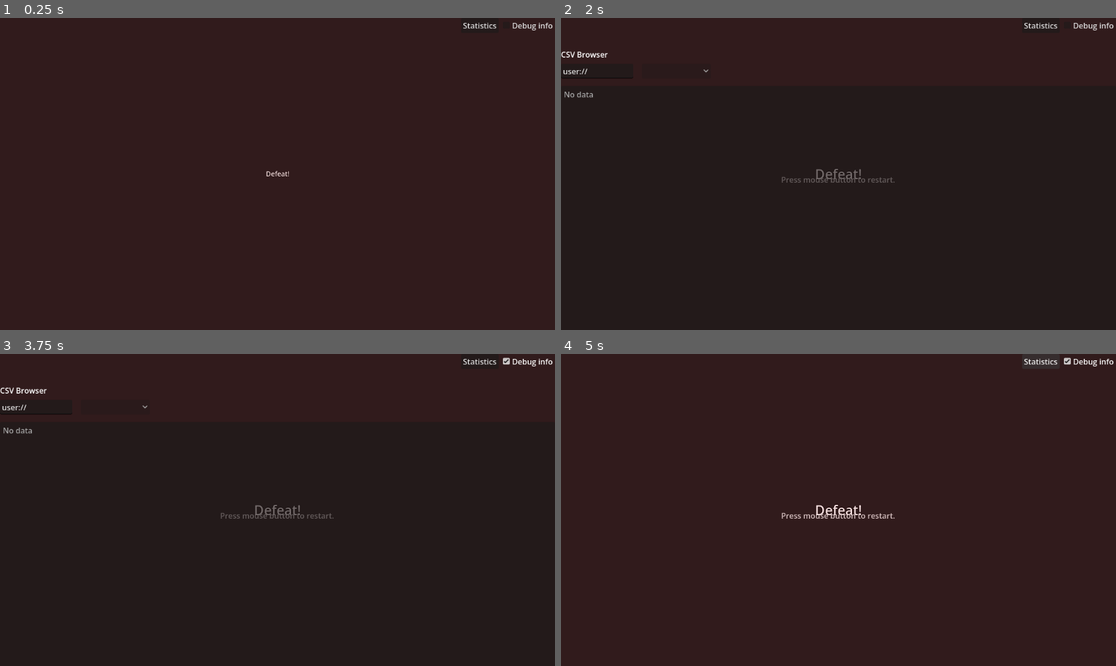
Above: before the commit, frames 1-4 (two rows, left to right).
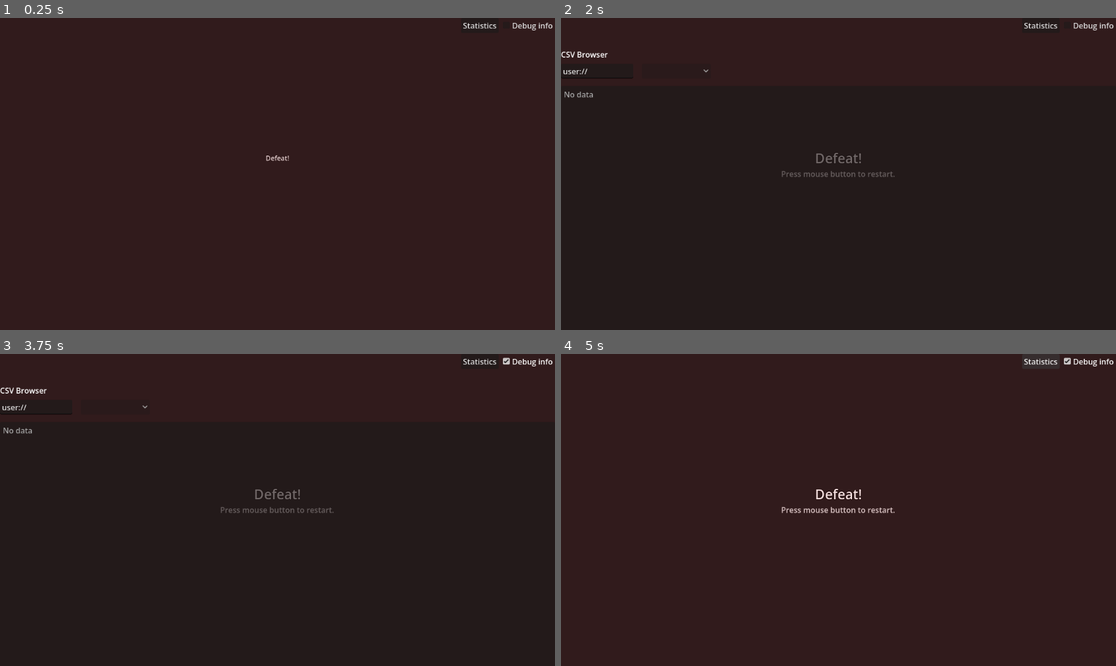
Above: after the commit, the same moments.

Repository: crapola/treasure_cat_game
Game: Godot game, scene res://game_over.tscn
Same seed, same stepped clock (60 frames per second), same inputs: the game is played once before the commit and once after it. This scene is started directly instead of the project's main scene. The engine's default icon, where the game draws it, is replaced by a stand-in: a white triangle on a blue panel in a dark square. Sound files missing from this copy of the repository are replaced by a short silence.
Inputs:
- Up to frame 1 (0.25 s): no input
- Up to frame 2 (2 s): click "Statistics" at 0.5 s; click "Press mouse button to restart." at 1.25 s
- Up to frame 3 (3.75 s): click "Press mouse button to restart." at 2 s; click "Press mouse button to restart." at 2.75 s; click "Debug info" at 3.5 s
- Up to frame 4 (5 s): click "Statistics" at 4.25 s

The runs differ from the first frame. In frame 1, less than 0.1% of the frame differs, in the area x 47-53%, y 43-51%; in frame 2, 0.5%; in frame 3, 0.5%; in frame 4, 0.6%, in the area x 39-61%, y 43-53%.

Commit message:
Prevent monsters from spawning too close to player

Diff:
--- a/actors/actor.gd
+++ b/actors/actor.gd
@@ -22,6 +22,7 @@
 	set(value):
 		health=value
 		health_changed.emit(value)
+		#modulate=Color(1.0,health/10.0,health/10.0)
 	get:
 		return health
 ## Sound played upon damage.
--- a/game_over.tscn
+++ b/game_over.tscn
@@ -112,7 +112,7 @@
 &"animation": SubResource("Animation_y26ei")
 }
 
-[node name="GameOver" type="Control"]
+[node name="GameOver" type="Control" unique_id=1275391817]
 layout_mode = 3
 anchors_preset = 15
 anchor_right = 1.0
@@ -121,7 +121,7 @@
 grow_vertical = 2
 script = ExtResource("1_me3mo")
 
-[node name="ColorRect" type="ColorRect" parent="."]
+[node name="ColorRect" type="ColorRect" parent="." unique_id=943129548]
 z_index = 1
 z_as_relative = false
 layout_mode = 1
@@ -132,20 +132,15 @@
 grow_vertical = 2
 color = Color(1, 0, 0, 0)
 
-[node name="Defeat" type="Label" parent="."]
+[node name="Defeat" type="Label" parent="." unique_id=1208780362]
 layout_mode = 1
-anchors_preset = 8
-anchor_left = 0.5
-anchor_top = 0.5
-anchor_right = 0.5
-anchor_bottom = 0.5
-offset_left = -49.0
-offset_top = -19.5
-offset_right = 49.0
-offset_bottom = 19.5
+anchors_preset = -1
+anchor_top = 0.1
+anchor_right = 1.0
+anchor_bottom = 0.8
 grow_horizontal = 2
 grow_vertical = 2
-pivot_offset = Vector2(49, 19.5)
+pivot_offset_ratio = Vector2(0.5, 0.5)
 size_flags_stretch_ratio = 0.2
 theme_type_variation = &"HeaderLarge"
 theme_override_colors/font_outline_color = Color(0, 0, 0, 1)
@@ -154,14 +149,12 @@
 horizontal_alignment = 1
 vertical_alignment = 1
 
-[node name="AnimationPlayer" type="AnimationPlayer" parent="."]
+[node name="AnimationPlayer" type="AnimationPlayer" parent="." unique_id=114942386]
 root_node = NodePath("../Button")
-libraries = {
-&"": SubResource("AnimationLibrary_ccer4")
-}
-autoplay = "animation"
+libraries/ = SubResource("AnimationLibrary_ccer4")
+autoplay = &"animation"
 
-[node name="Button" type="Button" parent="."]
+[node name="Button" type="Button" parent="." unique_id=799623860]
 layout_mode = 1
 anchors_preset = 15
 anchor_right = 1.0
@@ -169,13 +162,10 @@
 grow_horizontal = 2
 grow_vertical = 2
 disabled = true
-text = "
-
-
-Press mouse button to restart."
+text = "Press mouse button to restart."
 flat = true
 
-[node name="Timer" type="Timer" parent="Button"]
+[node name="Timer" type="Timer" parent="Button" unique_id=700539706]
 one_shot = true
 autostart = true
 
--- a/main.gd
+++ b/main.gd
@@ -118,6 +118,7 @@
 			#scene=monsters[&"ghost"][1]
 			var n:Actor=scene.instantiate() as Actor
 			spawn_unit(n,1)
+			n.position=_repel_from_player(n.position)
 			@warning_ignore("unsafe_cast")
 			factions[1].gold-=(monsters[_next_monster][0] as int)
 		_next_monster=monsters.keys().pick_random()
@@ -179,3 +180,7 @@
 	monster_buy()
 	player_autobuy()
 	victory_check()
+
+# Push a position away from player.
+func _repel_from_player(pos:Vector2)->Vector2:
+	return pos+player.position.direction_to(pos)*(1-player.position.distance_to(pos)/512)*128
Not shown: 1 places in game_over.tscn that only renumber resources
